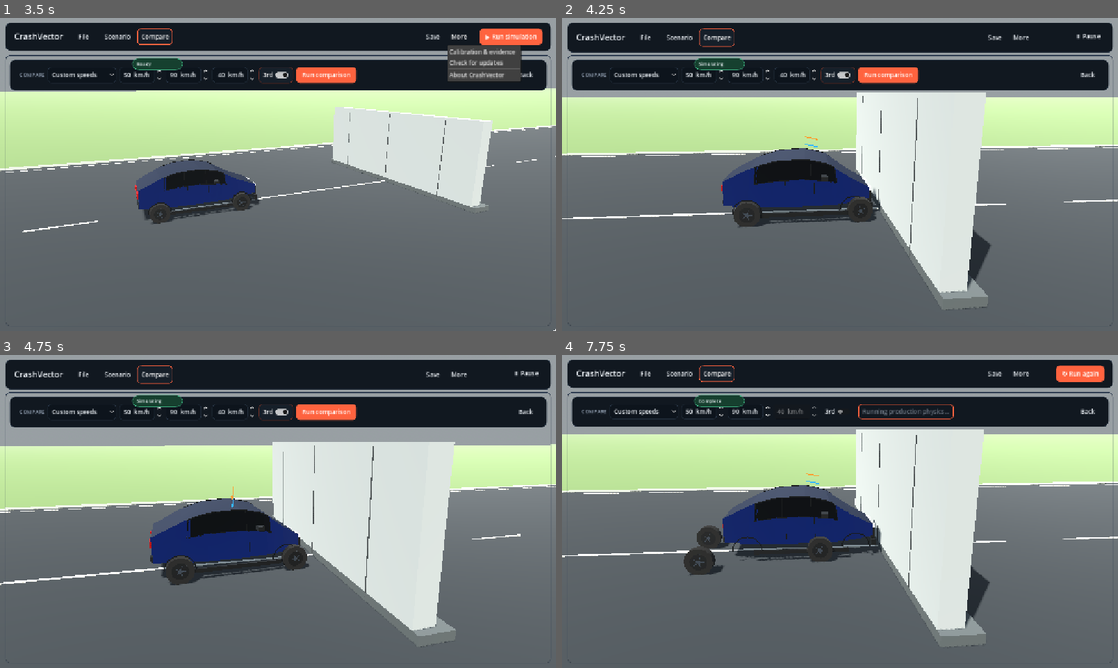
Above: before the commit, frames 1-4 (two rows, left to right).
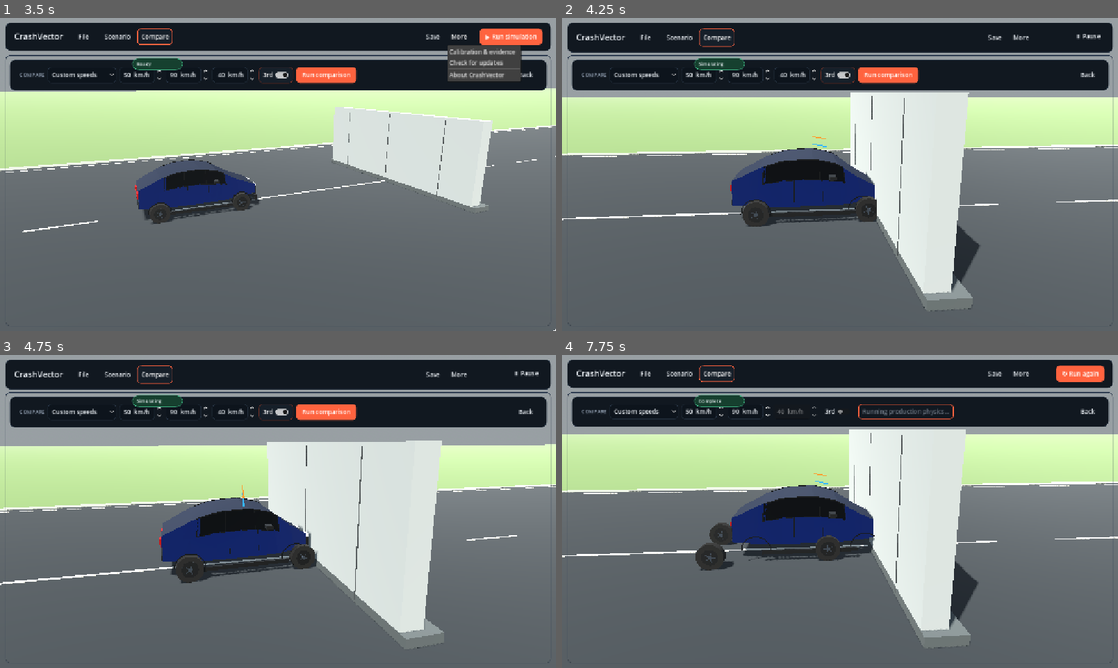
Above: after the commit, the same moments.

Repository: ArrowSK/crashvector
Game: Godot game, scene res://app/main.tscn
The game is run twice, just before and just after one commit, with the same random seed, the same clock (stepped at 60 frames per second) and the same inputs.
Inputs (mouse positions are in pixels of both pictures, inside the frame that each line leads up to):
- Up to frame 1 (3.5 s): click "File" at 0.5 s; click "Scenario" at 1.25 s; click "Compare" at 2 s; click "More" at 2.75 s
- Up to frame 2 (4.25 s): click "▶ Run simulation" at 3.5 s
- Up to frame 3 (4.75 s): tap Enter at 4.25 s; move the mouse to (400, 495) at 4.27 s; hold Right from 4.28 s (still down); click (400, 495) at 4.42 s
- Up to frame 4 (7.75 s): release Right at 5 s; drag from (728, 527) to (812, 574) at 5.02 s; click "Custom speeds" at 5.75 s; click "3rd" at 6.5 s; click "Run comparison" at 7.25 s

Frame 1 is identical in both runs. In frame 2, 5.3% of the frame differs, in the area x 0-100%, y 23-94%; in frame 3, 4.4%; in frame 4, 6.0%.

Commit message:
fix: bind collision envelopes to packaged car bodies

Diff:
--- a/src/vehicles/vehicle_visual_profile_catalog.gd
+++ b/src/vehicles/vehicle_visual_profile_catalog.gd
@@ -109,12 +109,18 @@
 	}
 
 static func production_front_face_x_m(preset_id: StringName, structural_front_x_m: float) -> float:
-	# M16.2 ships the fitted Kenney body and hides the procedural lamp/grille
-	# details. The body is bounded by the presentation cage, whose only possible
-	# forward extension at its last section is the profile's upper-node offset.
-	# Keep this value here so collision geometry and the packaged visual share one
-	# neutral-nose contract for every passenger-car class.
-	var profile := data(preset_id)
-	var final_section := float(CompactHatchbackBuilder.STATION_X.size() - 1)
-	var upper_offset := sample_station(profile, "upper_x_offset_m", final_section)
-	return structural_front_x_m + maxf(upper_offset, 0.0)
+	# The M16.2 renderer preserves each Kenney body with a uniform source fit.
+	# Its real nose therefore is not, in general, the last structural-cage
+	# station. These neutral local X extents are measured from the exact shipped
+	# asset plus profile fit. M19 rebuilds every production skin and asserts this
+	# contract against the generated mesh, so a changed asset or fit cannot leave
+	# a collision volume ahead of the visible car.
+	const neutral_faces := {
+		PassengerCarCatalog.A_SEGMENT_CITY: 1.7649,
+		PassengerCarCatalog.B_SEGMENT_HATCHBACK: 1.5571,
+		PassengerCarCatalog.C_SEGMENT_COMPACT: 1.1397,
+		PassengerCarCatalog.D_SEGMENT_MIDSIZE: 0.9604,
+		PassengerCarCatalog.J_SEGMENT_SUV: 1.6757,
+		PassengerCarCatalog.M_SEGMENT_MPV: 1.8276,
+	}
+	return float(neutral_faces.get(preset_id, structural_front_x_m))
--- a/tests/m18_side_impacts.gd
+++ b/tests/m18_side_impacts.gd
@@ -98,8 +98,12 @@
 	_expect(car != null and target != null, "M18 passenger-car pair must use the current rigid-body passenger-car compatibility class")
 	if car != null and target != null:
 		var side_crush := car.side_impact_deformation_m()
-		print("M18 T-bone: side_crush=%.3f m side_energy=%.0f kJ striker_front=%.3f m car_contacts=%d target_contacts=%d" % [
+		var negative_side_crush := car.hybrid_side_negative_z_crush_m
+		var positive_side_crush := car.hybrid_side_positive_z_crush_m
+		print("M18 T-bone: side_crush=%.3f m negative=%.3f m positive=%.3f m side_energy=%.0f kJ striker_front=%.3f m car_contacts=%d target_contacts=%d" % [
 			side_crush,
+			negative_side_crush,
+			positive_side_crush,
 			car.side_impact_energy_j() / 1000.0,
 			target.front_crush_deformation_m(),
 			car.rigid_chassis.non_ground_contact_events,
@@ -109,6 +113,7 @@
 		_expect(target.rigid_chassis.non_ground_contact_events > 0, "M18 striking passenger car received no real Godot contact")
 		_expect(side_crush > 0.02, "M18 broadside contact produced no material lateral deformation: %.3f m" % side_crush)
 		_expect(side_crush < 0.70, "M18 lateral deformation exceeded its bounded generic envelope: %.3f m" % side_crush)
+		_expect(minf(negative_side_crush, positive_side_crush) < side_crush * 0.35, "M18 broadside deformation became implausibly symmetric: negative=%.3f m positive=%.3f m" % [negative_side_crush, positive_side_crush])
 		_expect(target.front_crush_deformation_m() > 0.015, "M18 striking passenger car front did not deform against the other car's side: %.3f m" % target.front_crush_deformation_m())
 		_expect(_finite_vector(car.rigid_chassis.global_position) and _finite_vector(target.rigid_chassis.global_position), "M18 side impact produced non-finite rigid-body positions")
 		_expect(car.rigid_chassis.maximum_vertical_speed_ms < 20.0 and target.rigid_chassis.maximum_vertical_speed_ms < 20.0, "M18 side impact produced an implausible vertical launch")
